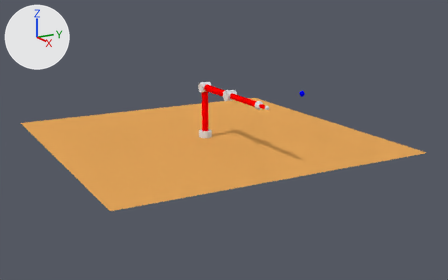
Renders of the Blender file Blender/FourLink3D/fourlink3d.blend from each side of a commit.
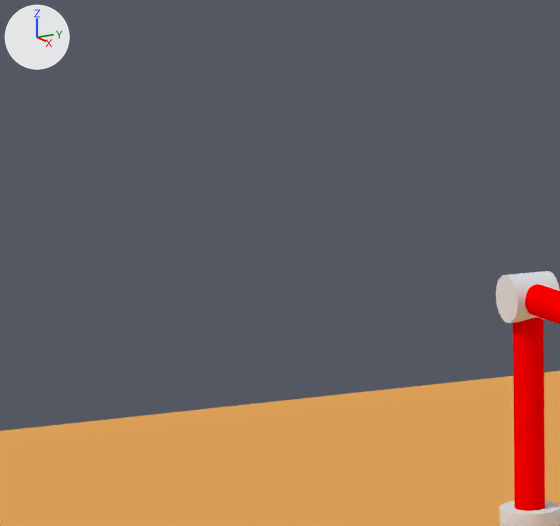
Old and new are each drawn whole from a 50 mm camera at (21.48, -10.95, 6.25) aimed at (0.62, 0.51, -0.06) and again close up on the part from 21% to 47% of the width and 9% to 48% of the height. The lights are fixed; the arrows at upper left show +X, +Y and +Z.

In view in the first close-up: 'Ground', 'Joint1', 'Joint2', 'Segment1', 'Segment2'.
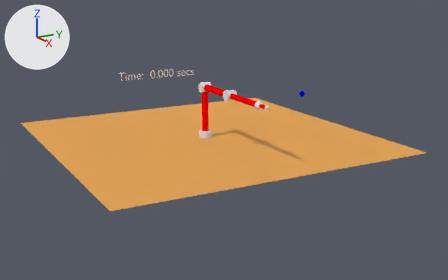
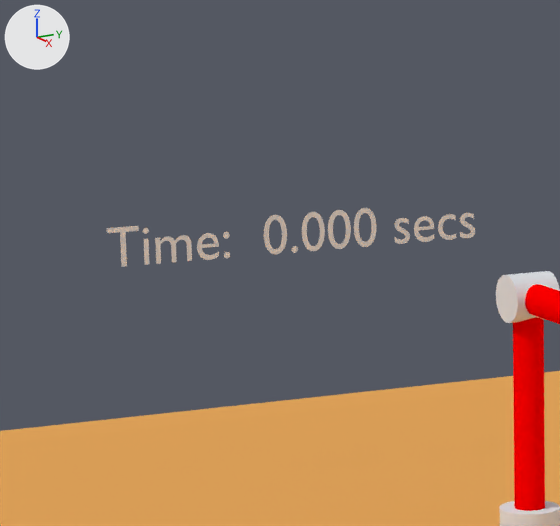
Boxes (x1, y1, x2, y2) around the edits, measured in the close-ups (560 x 526 px):
'Text_Time', added: after (107, 208, 475, 267)

The edits, one by one:
Material 'White_Mat' (mat_white_mat) is new.
Its base color is (0.8, 0.8, 0.8) (white #e7e7e7).
Text 'Text_Time' (txt_text_time) is new.
Its body is 'Time:  0.000 secs'.
It uses material mat_white_mat (white #e7e7e7).
Object 'Text_Time' (ob_text_time) is new; it shows txt_text_time.
Its location is (-3.0, -2.5, 2.0).
Its rotation in degrees is (90, 0, 90).
Its scale is (0.5, 0.5, 0.5).
